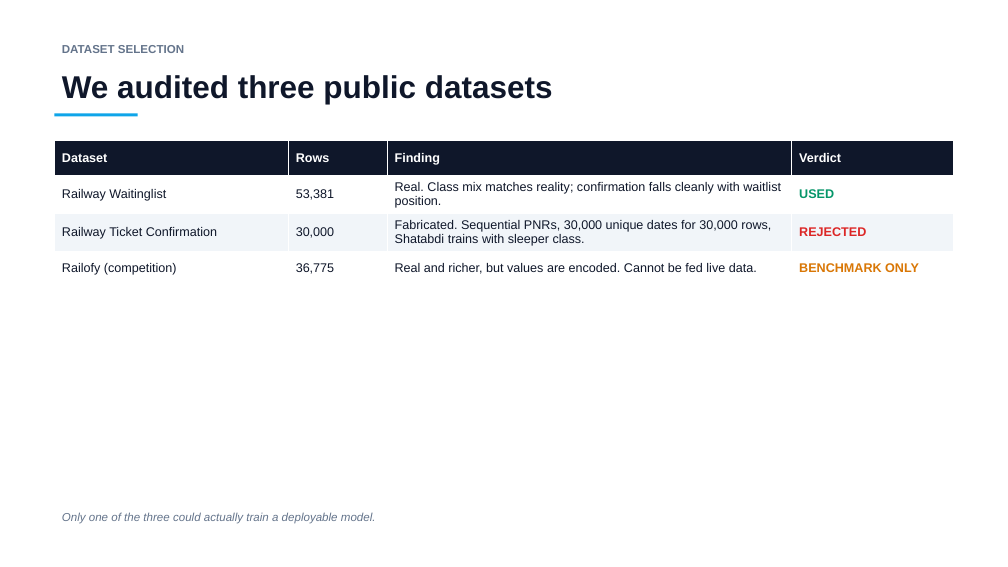
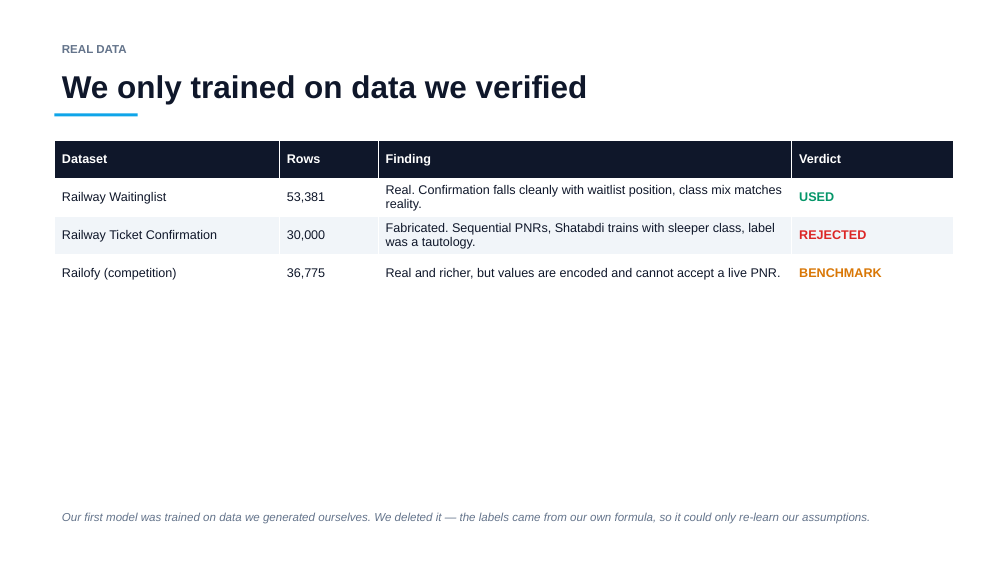
Before and after one commit to mohammadamir0762-arch/irctc, a slide deck: slide 5 of PS91_Presentation.pptx (slide 7 before the commit). Drawn at 1008x567 pixels with LibreOffice and Linux fonts; fonts in the diff are those of the drawing. Boxes give left, top, right and bottom in pixels: in the first picture for what was removed or moved away, otherwise in the second. Text is boxed around its words. In the diff, an @@ line names an element or a change of style, - is before the commit and + after.

```diff
--- a/PS91_Presentation.pptx
+++ b/PS91_Presentation.pptx
@@ text at (62, 45, 126, 53): text changed @@
-DATASET SELECTION
+REAL DATA
@@ text at (62, 75, 588, 104): text changed @@
-We audited three public datasets
+We only trained on data we verified
@@ table at (54, 141, 954, 292) @@
-row 2, column 3: Real. Class mix matches reality; confirmation falls cleanly with waitlist position.
+row 2, column 3: Real. Confirmation falls cleanly with waitlist position, class mix matches reality.
-row 3, column 3: Fabricated. Sequential PNRs, 30,000 unique dates for 30,000 rows, Shatabdi trains with sleeper class.
+row 3, column 3: Fabricated. Sequential PNRs, Shatabdi trains with sleeper class, label was a tautology.
-row 4, column 3: Real and richer, but values are encoded. Cannot be fed live data.
+row 4, column 3: Real and richer, but values are encoded and cannot accept a live PNR.
-row 4, column 4: BENCHMARK ONLY
+row 4, column 4: BENCHMARK
@@ text at (62, 512, 870, 524): text changed @@
-Only one of the three could actually train a deployable model.
+Our first model was trained on data we generated ourselves. We deleted it — the labels came from our own formula, so it could only re-learn our assumptions.
```
Also in this commit, not shown: 10 other slides changed, 5 slides added, 22 slides removed, 1 other file.
